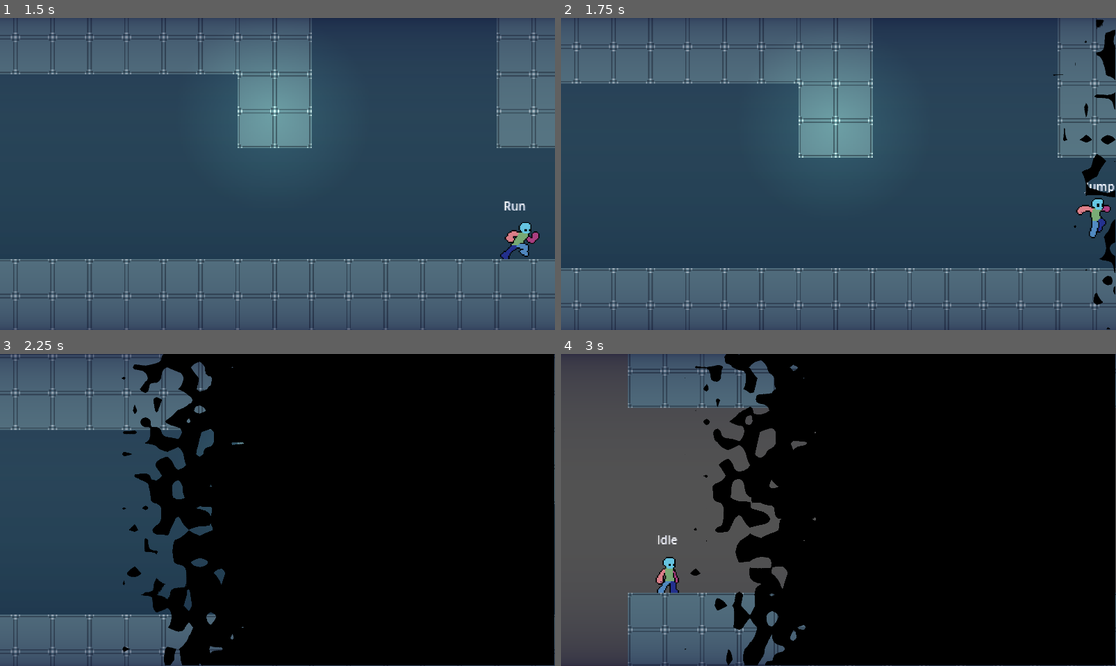
Above: before the commit, frames 1-4 (two rows, left to right).
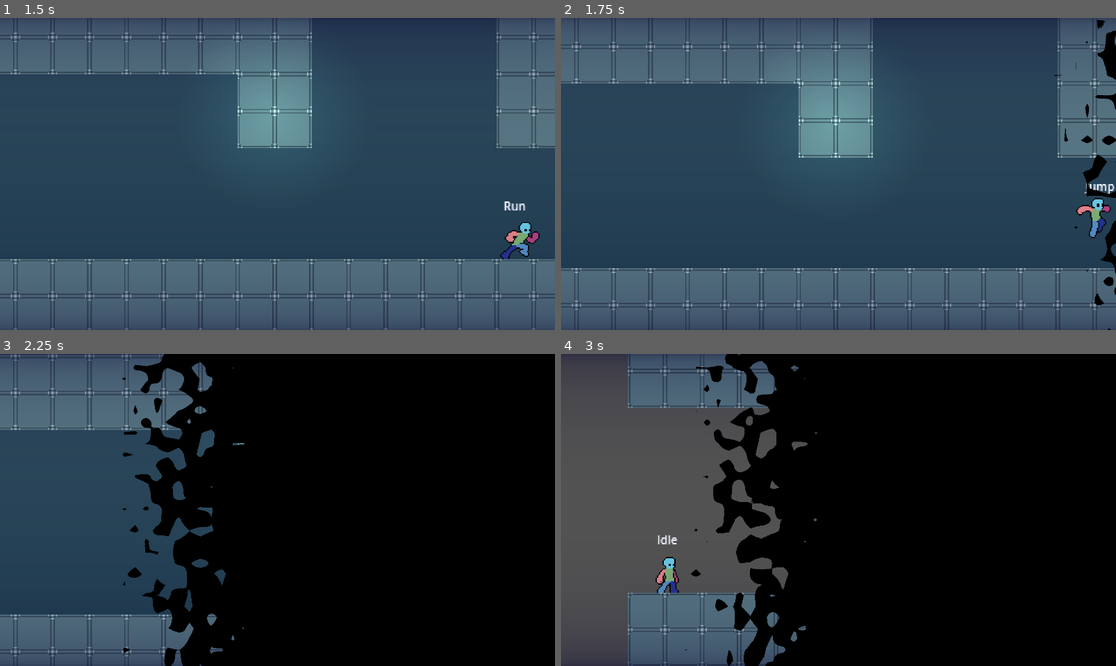
Above: after the commit, the same moments.

Repository: TianJunShi1/harry-forge
Game: Godot game, scene res://main.tscn
The game is run twice, just before and just after one commit, with the same random seed, the same clock (stepped at 60 frames per second) and the same inputs.
Inputs (mouse positions are in pixels of both pictures, inside the frame that each line leads up to):
- Up to frame 1 (1.5 s): move the mouse to (399, 158) at 0.52 s; hold D (right) from 0.53 s (still down); tap E (action) at 0.6 s; tap Space (jump) at 0.77 s; move the mouse to (166, 189) at 1.27 s; tap Shift (run) at 1.35 s
- Up to frame 2 (1.75 s): keep holding D (right); tap Space (jump) at 1.52 s
- Up to frame 3 (2.25 s): move the mouse to (333, 441) at 2.02 s; release D (right) at 2.03 s; hold A (left) from 2.03 s (still down); tap E (action) at 2.1 s
- Up to frame 4 (3 s): move the mouse to (810, 572) at 2.77 s; release A (left) at 2.78 s; hold D (right) from 2.78 s (still down); tap Shift (run) at 2.85 s

Frame 1 is identical in both runs. In frame 2, 0.4% of the frame differs, in the area x 88-100%, y 0-100%; in frame 3, 1.0%, in the area x 21-100%, y 0-100%; in frame 4, 1.0%.

Commit message:
fix: 修正 get_display_rect 避免转场边缘切边
_display.position 含亚像素补偿每帧最多飘移 1px，改用 _screen_center 作为稳定中心。
floor origin + ceil size 消除浮点残差，再各扩 1px 保证覆盖边缘像素，
防止 FadeRect 与游戏内容区域之间产生微小间隙露出切边。

https://claude.ai/code/session_01Nep7k7bm9abyPcpCngC5Ws

Diff:
--- a/general/scripts/pixel_renderer.gd
+++ b/general/scripts/pixel_renderer.gd
@@ -103,8 +103,11 @@
 ## 返回 DisplaySprite 当前在屏幕坐标系中的显示矩形（含 zoom 缩放）。
 ## 供 LevelManager / main.gd 将 FadeRect 对齐到游戏内容区域。
 func get_display_rect() -> Rect2:
-	var size := Vector2(game_size) * _display.scale.x
-	return Rect2(_display.position - size * 0.5, size)
+	# _display.position 含亚像素补偿（每帧最多飘移 1px），用 _screen_center 作为稳定中心。
+	# floor+ceil 消除浮点残差，再各扩 1px 确保覆盖边缘像素、不留微小切边。
+	var size := (Vector2(game_size) * _display.scale.x).ceil()
+	var origin := (_screen_center - size * 0.5).floor()
+	return Rect2(origin - Vector2.ONE, size + Vector2(2.0, 2.0))
 
 
 # ============================================================================
